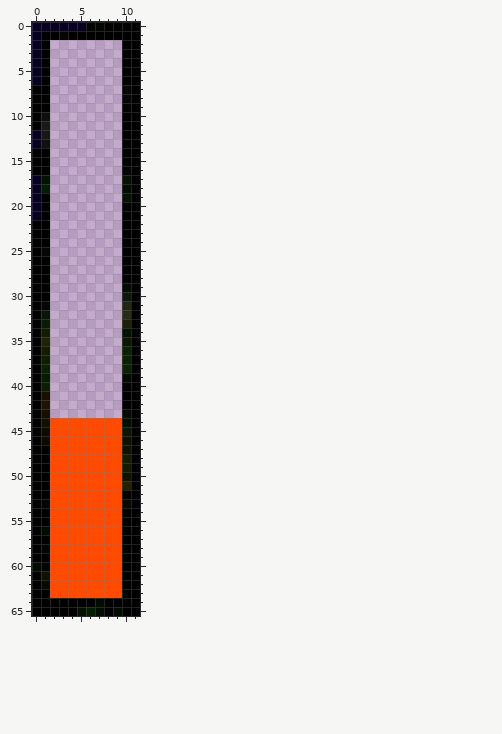
Sprite sheet -- gravityGame/images/HUD/fuel30.png. That is the earlier state.
The file is 12x66 pixels. Pixels under 10% opacity are left out. Colours within 5 levels of each other are drawn and written as one.
Now the later version:
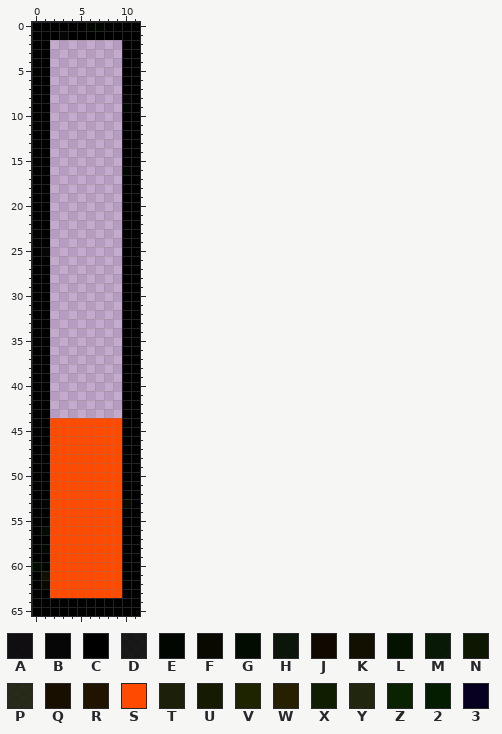
Palette (. is transparent): A #000000e8  B #000000f6  C #000000  D #000400df  E #010600  F #090900  G #020c00  H #020e00f2  J #100900  K #121000  L #031300  M #031500f7  N #0c1600  P #111700de  Q #190f00  R #201400  S #ff4a00  T #151a00f4  U #151b00  V #1e2400  W #272000  X #0f1d00  Y #151e00ec  Z #092300  2 #041c00  3 #080021
The edit:
@@ x 0..11 @@
- 0 333333EECCCC
- 1 3CCBCCCCCCCC
- 2 3C........CC
- 3 3C........CC
- 4 3C........CC
- 5 3C........CC
- 6 3C........CC
- 7 CC........BC
+ 0 CCCCCCEECCCC
+ 1 CCCBCCCCCCCC
+ 2 CC........CC
+ 3 CC........CC
+ 4 CC........CC
+ 5 CC........CC
+ 6 CC........CC
+ 7 CC........CC
  8 CC........BC
  9 CC........EC
-10 CA........CC
-11 CD........CC
-12 3D........CC
-13 3A........CC
+10 CC........CC
+11 CC........CC
+12 CC........CC
+13 CC........CC
 14 CC........CC
@@ x 0..11 @@
 16 CC........EC
-17 3L........LC
-18 32........GC
-19 3C........LC
-20 3C........CC
-21 3C........CC
+17 CC........CC
+18 CC........CC
+19 CC........CC
+20 CC........CC
+21 CC........CC
 22 CC........CC
@@ x 0..11 @@
 28 CC........CC
-29 CC........GC
-30 CC........HC
-31 CB........YC
-32 CH........PC
-33 CM........TC
-34 CU........LC
-35 CV........NC
-36 CU........ZC
-37 CX........ZC
-38 CZ........ZC
-39 C2........GC
-40 CX........CC
-41 CQ........CC
-42 CR........CC
-43 CQ........GC
-44 CKSSSSSSSSGC
-45 CJSSSSSSSSNC
-46 CJSSSSSSSSKC
-47 CCSSSSSSSSKC
-48 CCSSSSSSSSUC
-49 CCSSSSSSSSUC
-50 CCSSSSSSSSKC
-51 CCSSSSSSSSWC
+29 CC........CC
+30 CC........CC
+31 CC........CC
+32 CC........CC
+33 CC........CC
+34 CC........CC
+35 CC........CC
+36 CC........CC
+37 CC........CC
+38 CC........CC
+39 CC........CC
+40 CC........CC
+41 CC........CC
+42 CC........CC
+43 CC........CC
+44 CCSSSSSSSSCC
+45 CCSSSSSSSSCC
+46 CCSSSSSSSSCC
+47 CCSSSSSSSSCC
+48 CCSSSSSSSSCC
+49 CCSSSSSSSSCC
+50 CCSSSSSSSSCC
+51 CCSSSSSSSSCC
 52 CCSSSSSSSSCC
@@ x 0..11 @@
 63 CCSSSSSSSSCC
-64 CCCCCCCGCCCC
-65 CCCCCL2GCGCC
+64 CCCCCCCCCCCC
+65 CCCCCCCCCCCC
Pixel boxes of the changes (left, top, right, bottom) in both pictures:
changed: (32, 22, 86, 220)
changed: (122, 85, 131, 94)
changed: (122, 175, 131, 202)
changed: (122, 283, 131, 490)
changed: (41, 301, 50, 445)
changed: (77, 598, 122, 616)
